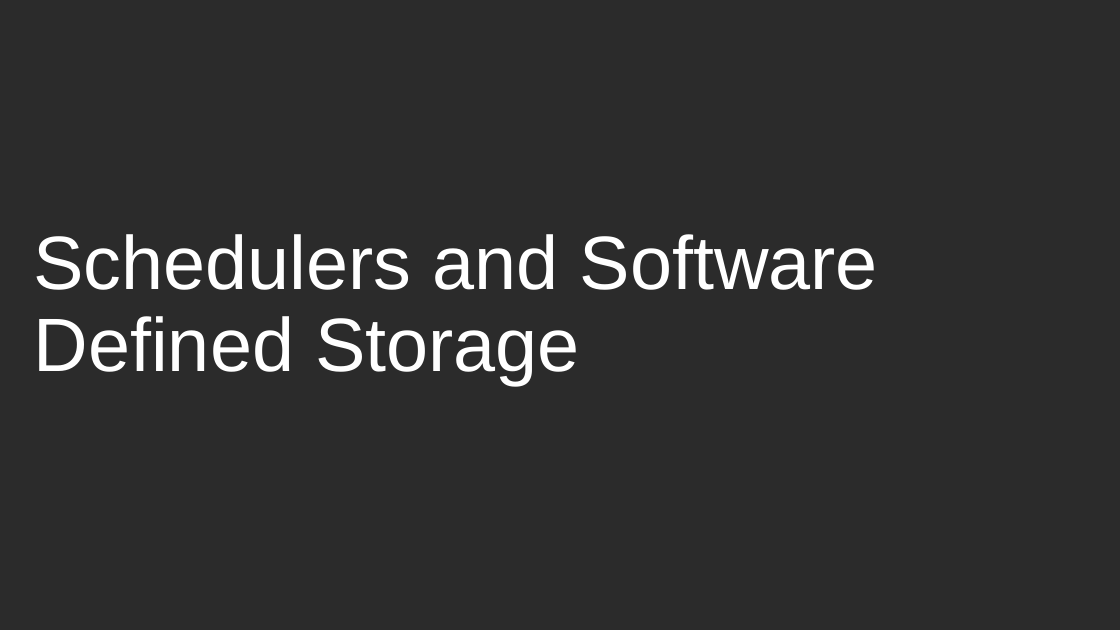
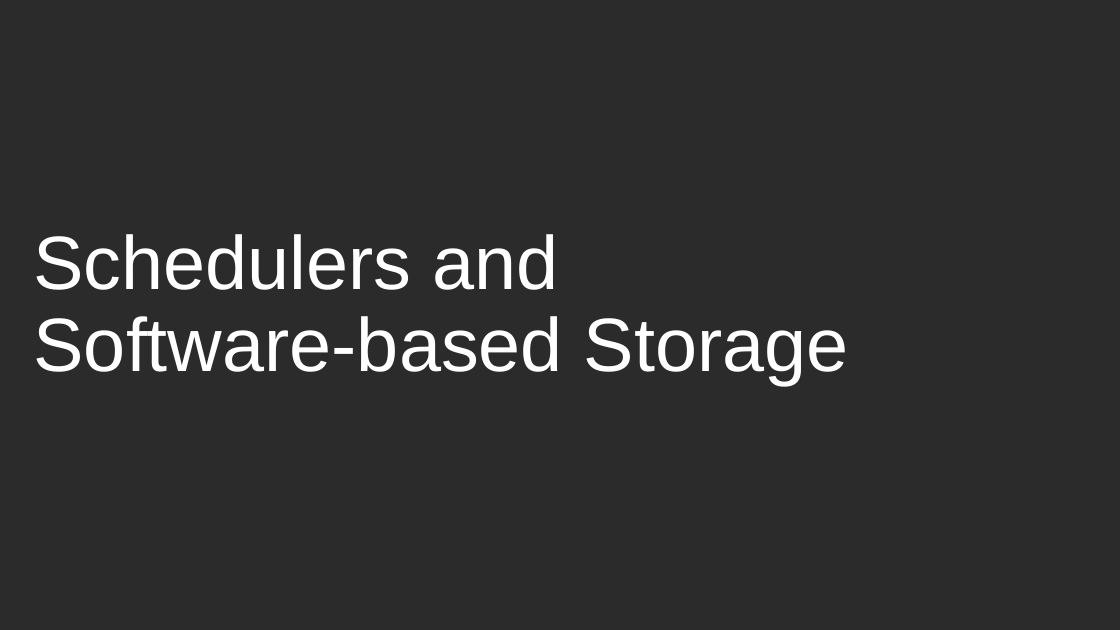
Before and after one commit to davidvonthenen/proposals, a slide deck: slide 16 of 2017_APACHECON_US/ConSchedAndSbSChangeCloud.pptx. Drawn at 1120x630 pixels with LibreOffice and Linux fonts; fonts in the diff are those of the drawing; background and template pictures are left out; a plain dark background stands for a picture behind light text. Boxes give left, top, right and bottom in pixels: in the first picture for what was removed or moved away, otherwise in the second. Text is boxed around its words. In the diff, an @@ line names an element or a change of style, - is before the commit and + after.

```diff
--- a/2017_APACHECON_US/ConSchedAndSbSChangeCloud.pptx
+++ b/2017_APACHECON_US/ConSchedAndSbSChangeCloud.pptx
@@ title at (34,234,849,385): text changed @@
-Schedulers and Software Defined Storage
+Schedulers and
+Software-based Storage
```
Also in this commit, not shown: 4 other slides changed, 3 other files.
